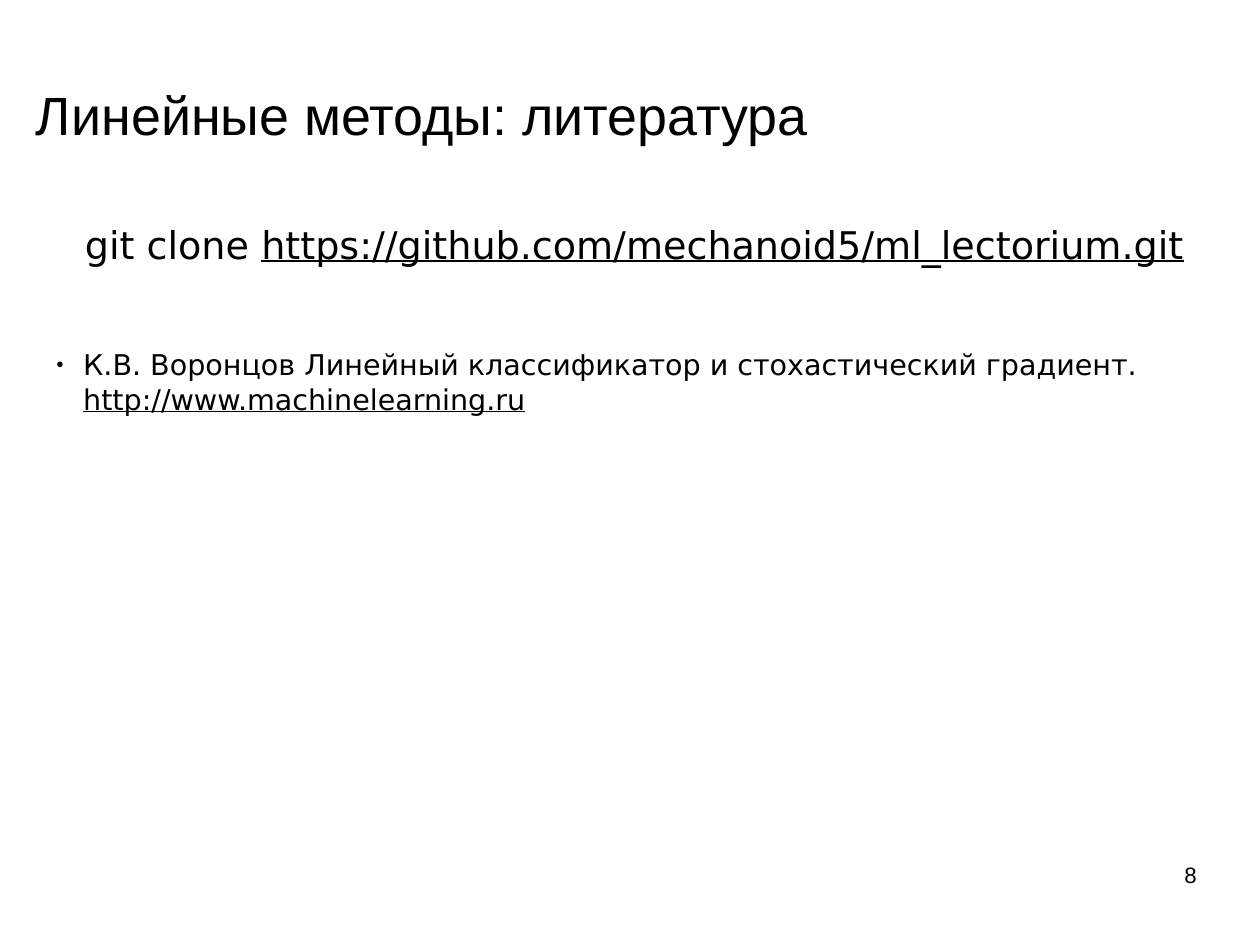
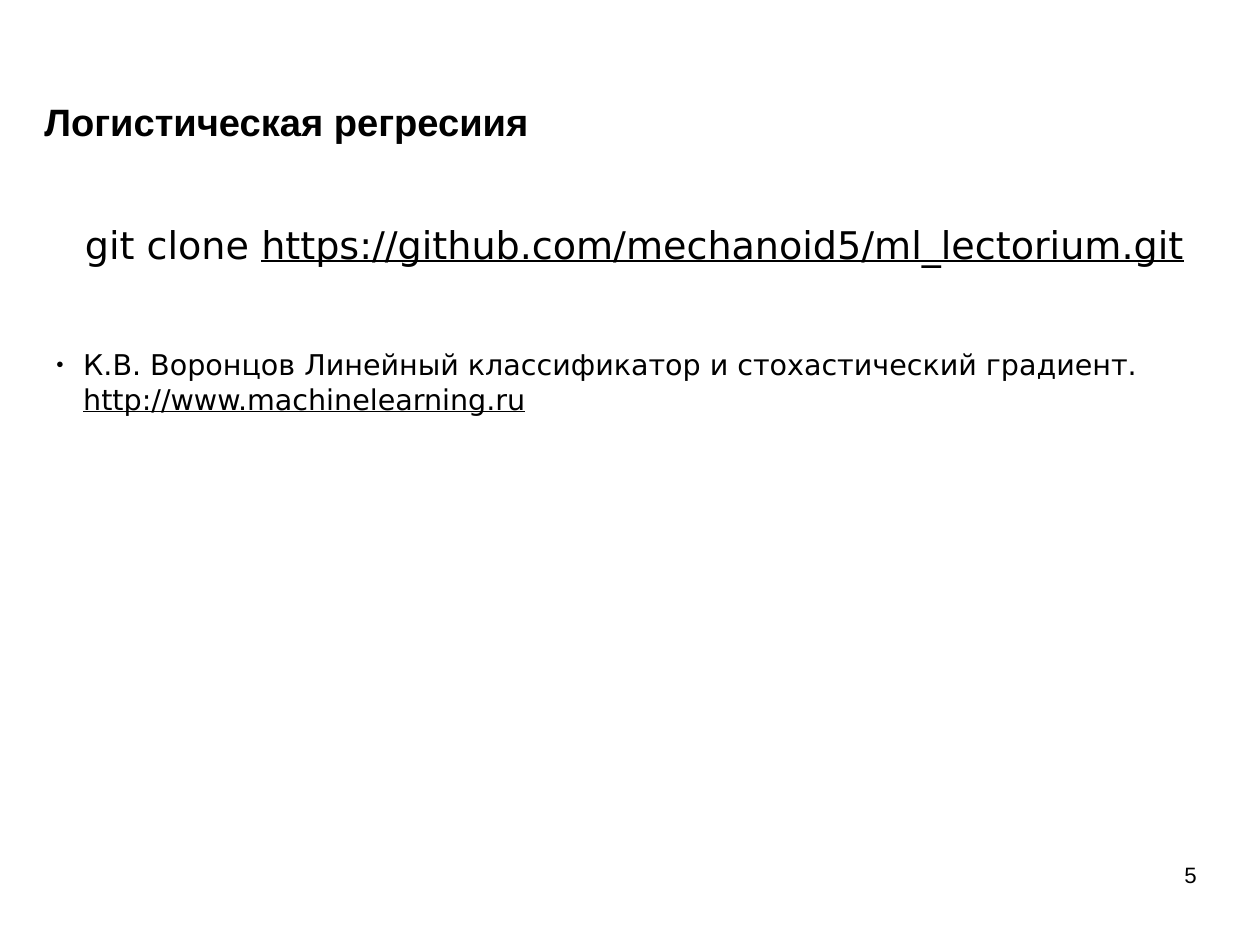
Before and after one commit to mechanoid5/ml_lectorium_legacy, a slide deck: slide 5 of 17-regression-logistic.odp (slide 8 before the commit). Drawn at 1260x945 pixels with LibreOffice and Linux fonts; fonts in the diff are those of the drawing; background and template pictures are left out. Boxes give left, top, right and bottom in pixels: in the first picture for what was removed or moved away, otherwise in the second. Text is boxed around its words. In the diff, an @@ line names an element or a change of style, - is before the commit and + after.

```diff
--- a/17-regression-logistic.odp
+++ b/17-regression-logistic.odp
@@ title removed at [36,95,808,145] @@
-Линейные методы: литература
@@ title added at [44,109,528,144], 24 pt, text #000000, bold @@
+Логистическая регресиия
@@ page number at [1184,867,1196,884]: text changed @@
-8
+5
```
Also in this commit, not shown: 1 other slide changed, 2 slides added, 5 slides removed.
